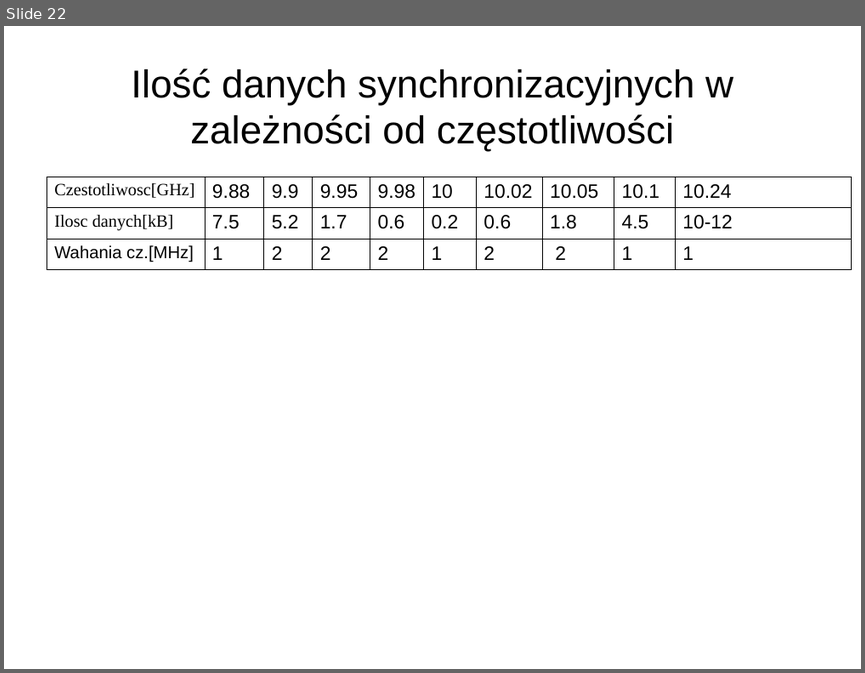
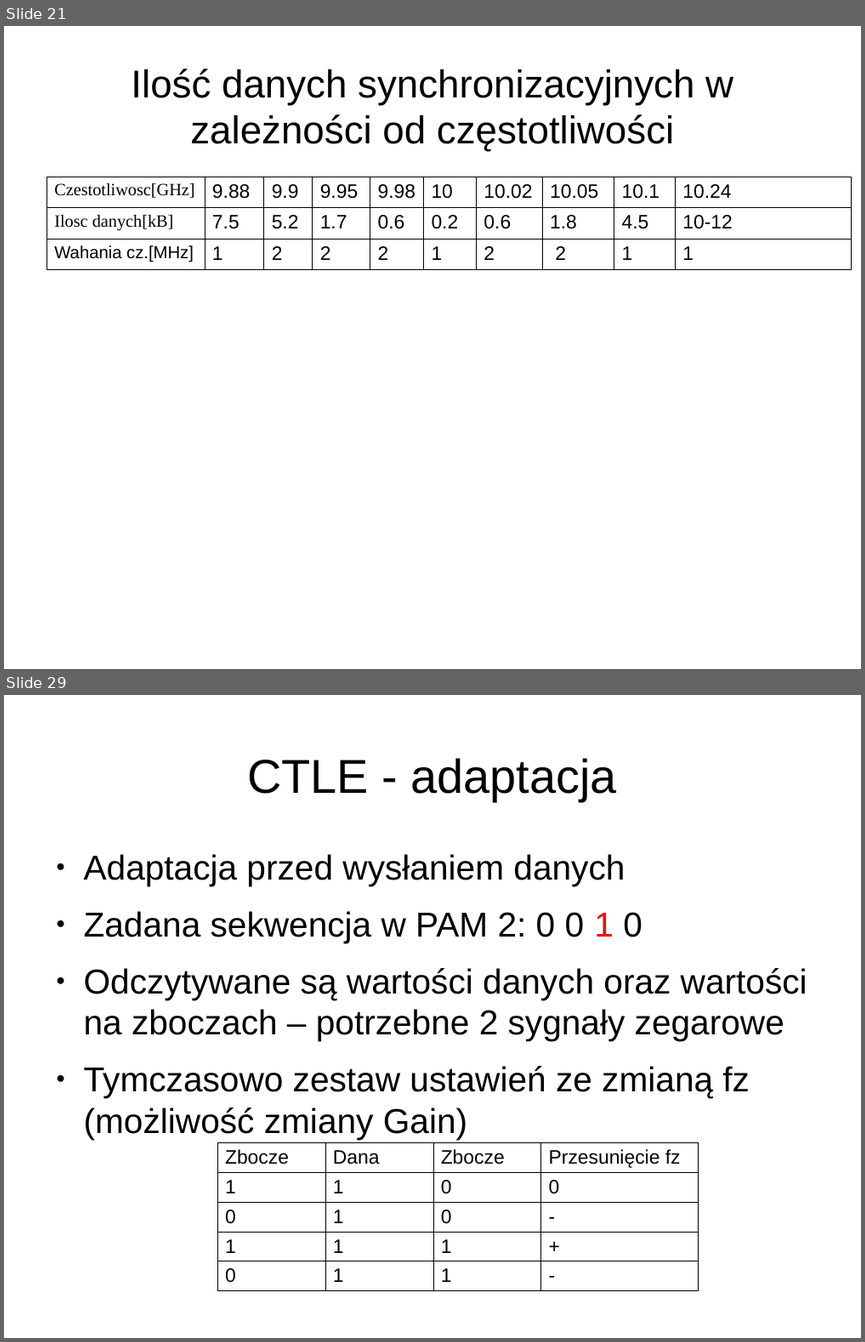
Before and after one commit to joannabp/ProjektSynopsys, a slide deck: Untitled 1.odp. Shown one above the other, each under a label of ours: slide 22 before the commit, slides 21 and 29 after it; the slides between them are not shown. The pictures are 865x673 and 865x1342 pixels, drawn with LibreOffice and Linux fonts; fonts in the diff are those of the drawing. Boxes give left, top, right and bottom in pixels: in the first picture for what was removed or moved away, otherwise in the second. Text is boxed around its words. In the diff, an @@ line names an element or a change of style, - is before the commit and + after.

```diff
--- a/Untitled 1.odp
+++ b/Untitled 1.odp
@@ slide 29 added at <box>4,695,861,1338</box>, background #FFFFFF @@
@@ title added at <box>247,758,617,801</box>, 44 pt, text #000000 @@
+CTLE - adaptacja
@@ text added at <box>84,854,807,1140</box>, 32 pt, text #000000 @@
+● Adaptacja przed wysłaniem danych
+● Zadana sekwencja w PAM 2: 0 0 1 0
+● Odczytywane są wartości danych oraz wartości na zboczach – potrzebne 2 sygnały zegarowe
+● Tymczasowo zestaw ustawień ze zmianą fz (możliwość zmiany Gain)
@@ table added at <box>218,1143,699,1292</box>, 5 rows, 4 columns @@
+Zbocze | Dana | Zbocze | Przesunięcie fz
+1 | 1 | 0 | 0
+0 | 1 | 0 | -
+1 | 1 | 1 | +
+0 | 1 | 1 | -
@@ what was slide 22 is now slide 21 @@
```
Also in this commit, not shown: 3 slides changed, 18 other slides added.
